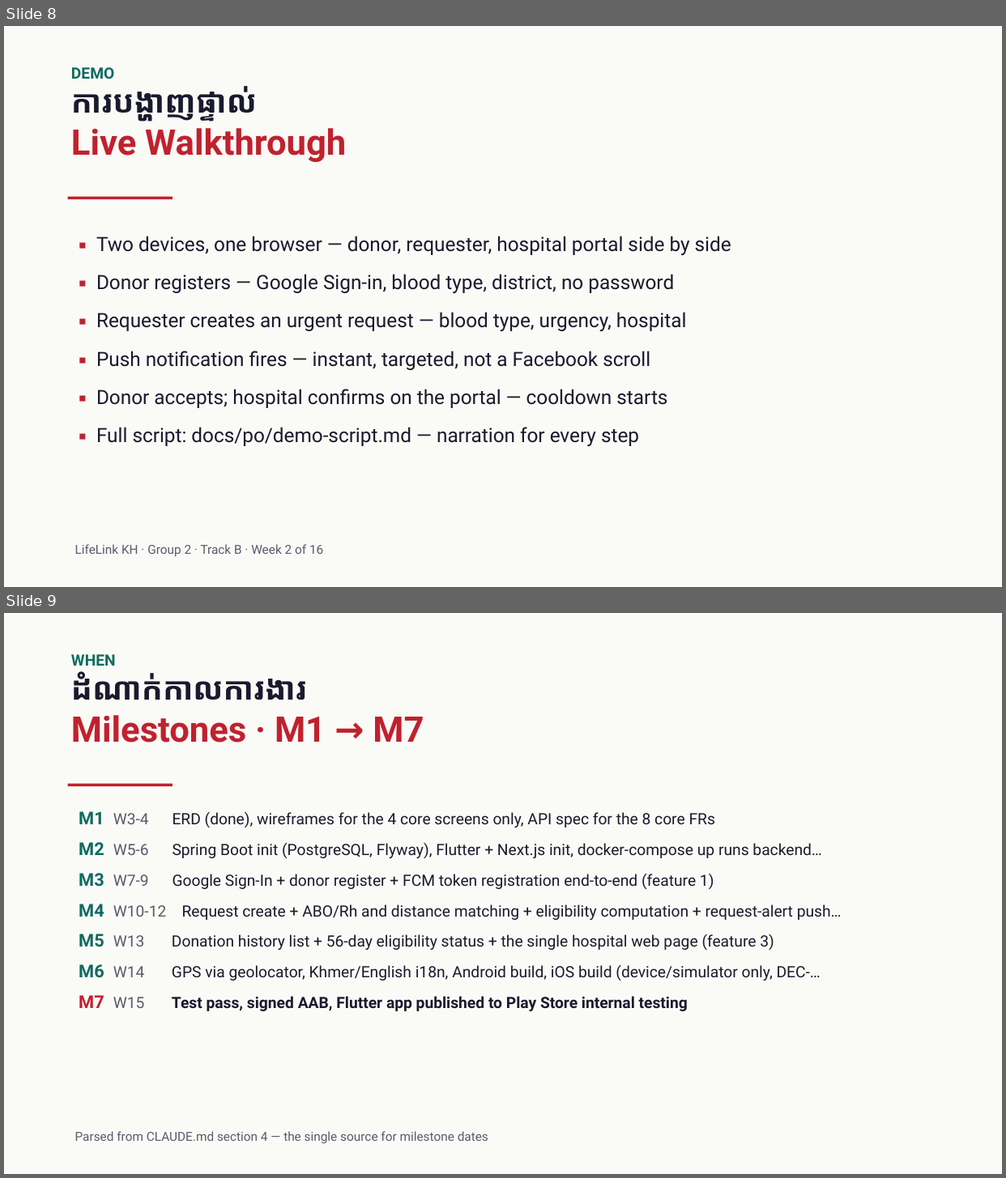
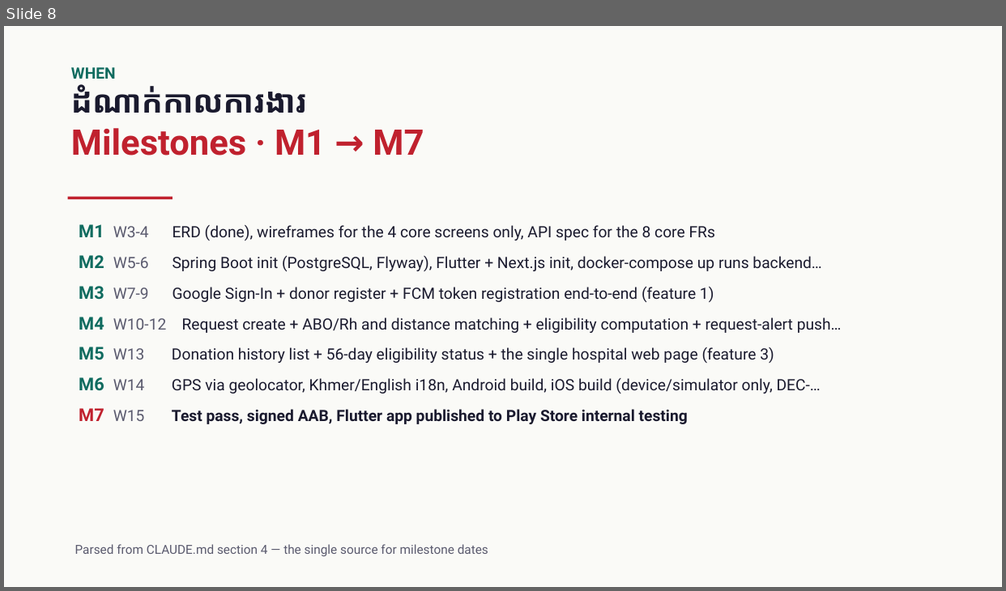
Before and after one commit to NemSothea/LifeLinkKh, a slide deck: docs/po/presentations/LifeLinkKH-v1.pptx. Shown one above the other, each under a label of ours: slides 8 and 9 before the commit, slide 8 after it. The pictures are 1006x1178 and 1006x591 pixels, drawn with LibreOffice and Linux fonts; fonts in the diff are those of the drawing. Boxes give left, top, right and bottom in pixels: in the first picture for what was removed or moved away, otherwise in the second. Text is boxed around its words. In the diff, an @@ line names an element or a change of style, - is before the commit and + after.

```diff
--- a/docs/po/presentations/LifeLinkKH-v1.pptx
+++ b/docs/po/presentations/LifeLinkKH-v1.pptx
@@ slide 8 removed at box(4, 26, 1002, 587), background #FAFAF7 @@
@@ text removed at box(71, 67, 346, 162) @@
-DEMO
-ការបង្ហាញផ្ទាល់
-Live Walkthrough
@@ rectangle removed at box(68, 197, 172, 199) @@
@@ text removed at box(96, 236, 731, 446) @@
-▪ Two devices, one browser — donor, requester, hospital portal side by side
-▪ Donor registers — Google Sign-in, blood type, district, no password
-▪ Requester creates an urgent request — blood type, urgency, hospital
-▪ Push notification fires — instant, targeted, not a Facebook scroll
-▪ Donor accepts; hospital confirms on the portal — cooldown starts
-▪ Full script: docs/po/demo-script.md — narration for every step
@@ text removed at box(75, 544, 323, 557) @@
-LifeLink KH · Group 2 · Track B · Week 2 of 16
@@ what was slide 9 is now slide 8 @@
```
Also in this commit, not shown: 2 other files.
